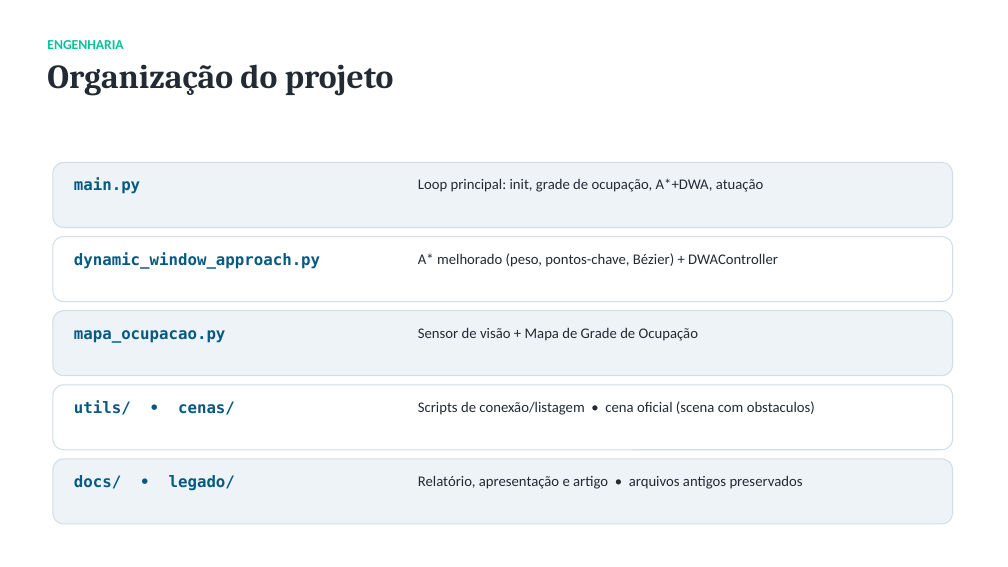
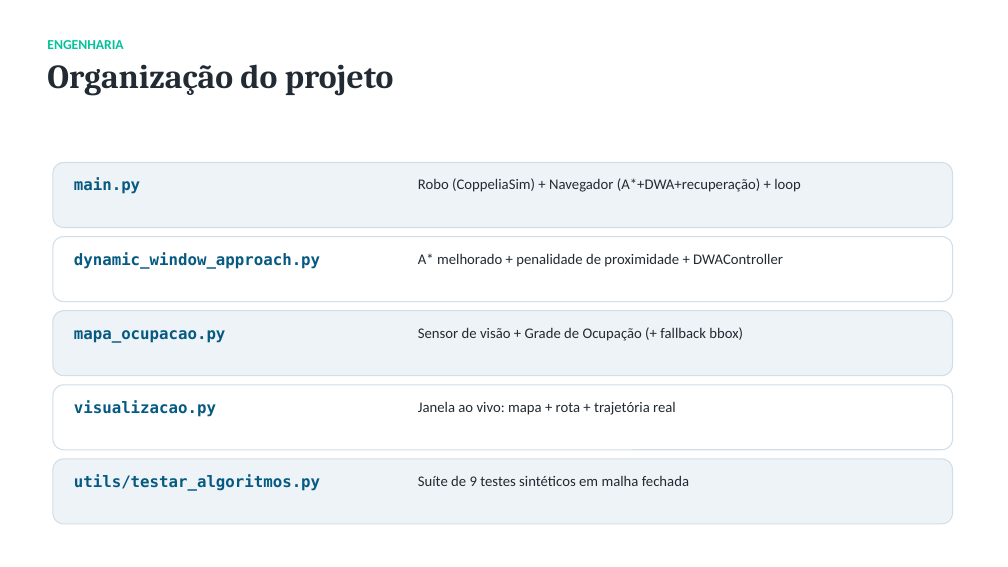
Before and after one commit to Heitorfa/VREP_DWA, a slide deck: slide 12 of docs/Apresentacao_Navegacao_Autonoma.pptx (slide 10 before the commit). Drawn at 1008x567 pixels with LibreOffice and Linux fonts; fonts in the diff are those of the drawing. Boxes give left, top, right and bottom in pixels: in the first picture for what was removed or moved away, otherwise in the second. Text is boxed around its words. In the diff, an @@ line names an element or a change of style, - is before the commit and + after.

```diff
--- a/docs/Apresentacao_Navegacao_Autonoma.pptx
+++ b/docs/Apresentacao_Navegacao_Autonoma.pptx
@@ text at [418,178,801,192]: text changed @@
-Loop principal: init, grade de ocupação, A*+DWA, atuação
+Robo (CoppeliaSim) + Navegador (A*+DWA+recuperação) + loop
@@ text at [418,253,783,267]: text changed @@
-A* melhorado (peso, pontos-chave, Bézier) + DWAController
+A* melhorado + penalidade de proximidade + DWAController
@@ text at [418,327,743,341]: text changed @@
-Sensor de visão + Mapa de Grade de Ocupação
+Sensor de visão + Grade de Ocupação (+ fallback bbox)
@@ text at [74,400,216,417]: text changed @@
-utils/ • cenas/
+visualizacao.py
@@ text at [418,402,676,415]: text changed @@
-Scripts de conexão/listagem • cena oficial (scena com obstaculos)
+Janela ao vivo: mapa + rota + trajetória real
@@ text at [74,474,320,491]: text changed @@
-docs/ • legado/
+utils/testar_algoritmos.py
@@ text at [418,475,689,486]: text changed @@
-Relatório, apresentação e artigo • arquivos antigos preservados
+Suíte de 9 testes sintéticos em malha fechada
```
Also in this commit, not shown: 1 other slide changed, 3 slides added, 1 slide removed, 11 other files.
